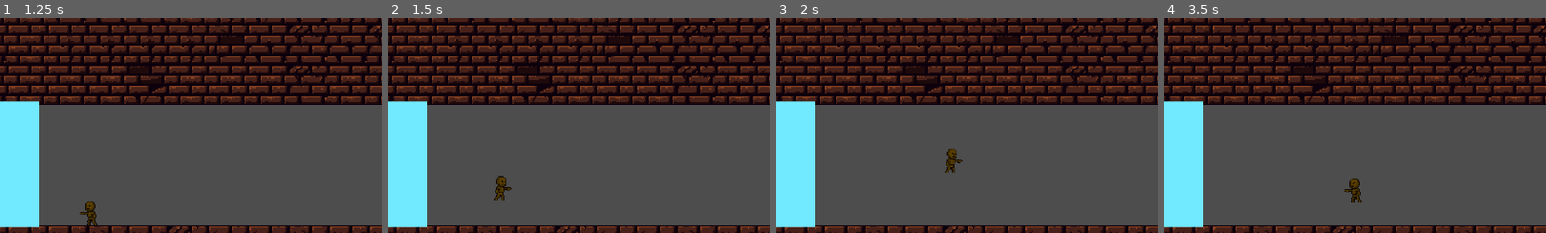
Above: before the commit, frames 1-4 (left to right).
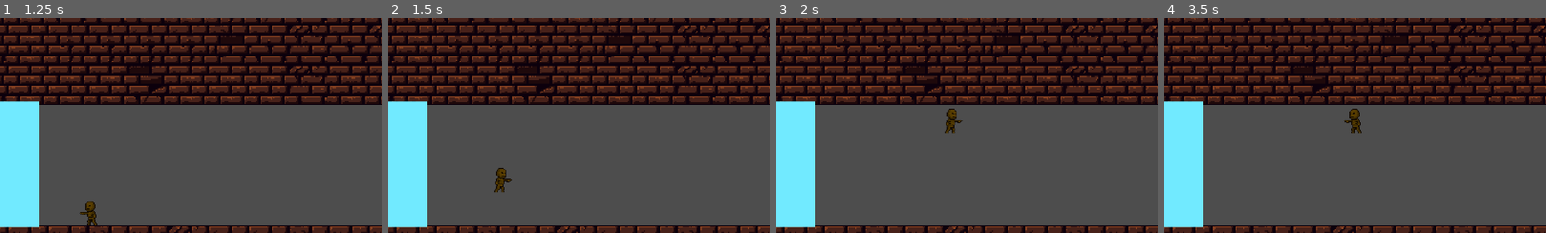
Above: after the commit, the same moments.

Repository: greatbrick0/GdFallJam2025
Game: Godot game, scene res://Scenes/main_menu.tscn
Same seed, same stepped clock (60 frames per second), same inputs: the game is played once before the commit and once after it.
Inputs:
- Up to frame 1 (1.25 s): click "START" at 0.5 s
- Up to frame 2 (1.5 s): hold D (moveright) from 1.28 s (still down); tap Space (jump) at 1.35 s
- Up to frame 3 (2 s): keep holding D (moveright); tap Space (jump) at 1.52, 1.82 s
- Up to frame 4 (3.5 s): tap Enter at 2 s; tap Space (jump) at 2.1, 2.27, 2.57, 2.85 s; release D (moveright) at 2.78 s; hold A (moveleft) from 2.78 s (still down)
The pictures show only the part of the screen within x 6-56%, y 16-66%; the shares and areas given below are measured in that part.

Frame 1 is identical in both runs. In frame 2, 0.3% of the frame differs, in the area x 27-33%, y 69-85%; in frame 3, 0.5%; in frame 4, 0.6%, in the area x 47-52%, y 42-86%.

Commit message:
Re-Increased Player Jump Height

Diff:
--- a/gdfalljam/Scenes/player.tscn
+++ b/gdfalljam/Scenes/player.tscn
@@ -49,6 +49,7 @@
 [node name="Player" type="CharacterBody2D"]
 collision_layer = 2
 script = ExtResource("1_cvnsp")
+jumpForce = -650.0
 
 [node name="Visuals" type="Node2D" parent="."]
 
